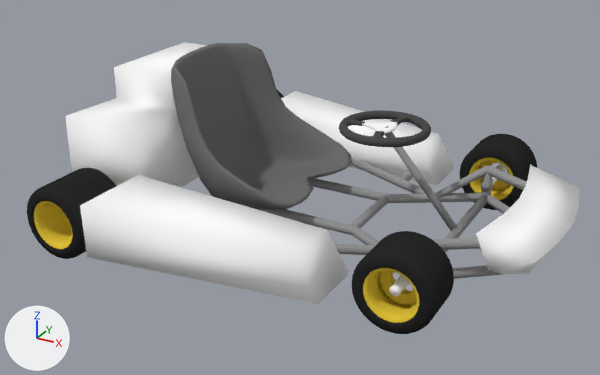
A saved change to the Blender file Content/Models/kart_1.blend.
Camera for both pictures: a camera (50 mm lens) standing at (86.9, -171.5, 94.3) and looking at (-3.4, -7.4, 12.2). The axes (+X, +Y, +Z) are drawn at lower left. The lights are the same throughout. The same objects are shown in both versions, whatever each file hides.

Objects in the first picture: 'Body'.
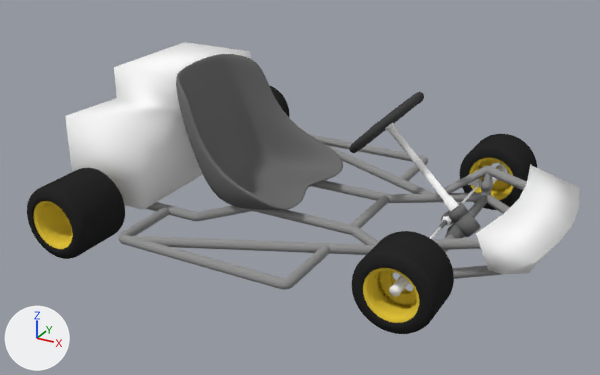
Where the change shows, as pixel boxes (x1, y1, x2, y2) in the pictures (600 x 375 px):
'm_steering_assembly', added
    after: (349, 92, 479, 239)
    faces in mat_default (white #ffffff): (385, 123, 479, 239)
    faces in mat_steering_wheel_rubber (dark grey #464646): (349, 92, 424, 153)
    faces in mat_chassis_steel (grey #707070): (438, 203, 468, 229)
'm_steering_assembly.002', added
    after: (445, 212, 481, 238)
    faces in mat_chassis_steel (grey #707070): (445, 212, 481, 238)
'Cube.001', added
    after: (468, 179, 481, 187)
part 1 of me_mesh, rebuilt (8% narrower, 7% shorter)
    before: (171, 43, 352, 210)
    after: (176, 54, 343, 210)
part 2 of me_mesh, deleted
    before: (339, 110, 431, 147)
part 3 of me_mesh, deleted
    before: (362, 121, 397, 134)
part 4 of me_mesh, deleted
    before: (384, 126, 458, 231)
part 5 of me_mesh, deleted
    before: (80, 175, 349, 304)
part 6 of me_mesh, deleted
    before: (281, 91, 454, 186)

What changed in the scene script:
```text
Change me_mesh:
    used by ob_body; location = (0.0, 0.0, 0.0)
    remove me_mesh.from_pydata(...)  # 22603 vertices, 21683 faces; spans x -57.7..60.5, y -49.2..48.4, z 0.4..41.6
    add me_mesh.from_pydata(...)  # 20427 vertices, 19581 faces; spans x -57.7..60.5, y -48.4..48.0, z 0.4..38.7
    me_mesh part 1: the loose piece of 298 vertices spanning x -36.6..1.2, y -21.2..19.1, z 5.3..41.6 is rebuilt with 1186 vertices and now spans x -36.1..-1.2, y -20.5..17.7, z 5.5..38.7, in mat_chassis_steel (grey #707070)
    me_mesh part 2: the loose piece of 2671 vertices spanning x 4.5..26.1, y -10.8..10.8, z 27.3..29.7 is deleted
    me_mesh part 3: the loose piece of 313 vertices spanning x 9.4..17.9, y -5.2..5.2, z 28.5..28.9 is deleted
    me_mesh part 4: the loose piece of 64 vertices spanning x 14.6..35.3, y -0.9..0.9, z 5.2..29.3 is deleted
    me_mesh part 5: the loose piece of 8 vertices spanning x -35.5..20.0, y -49.2..-27.7, z 4.3..17.1 is deleted
    me_mesh part 6: the loose piece of 8 vertices spanning x -35.5..20.0, y 26.9..48.4, z 4.3..17.1 is deleted
    remove me_mesh.materials.append(mat_m_seat)  # grey #707070
    remove me_mesh.materials.append(mat_m_steering_wheel_rubber)  # dark grey #4c4c4c
    add me_mesh.materials.append(mat_chassis_steel)  # grey #707070
Add me_cube_001:
    me_cube_001.from_pydata(...)  # 12 vertices, 10 faces; spans x -1.03..3.97, y -3.01..-1.8, z -0.73..0.73
Add me_cylinder_005:
    me_cylinder_005.from_pydata(...)  # 4710 vertices, 4382 faces; spans x -10.8..10.8, y -22.6..22.6, z -4.1..27.8
    # faces by material slot: [662, 776, 2656, 288]
    me_cylinder_005.materials.append(mat_default)  # white #ffffff
    me_cylinder_005.materials.append(mat_chassis_steel)  # grey #707070
    me_cylinder_005.materials.append(mat_steering_wheel_rubber)  # dark grey #464646
    me_cylinder_005.materials.append(mat_steering_wheel_metal)  # white #e7e7e7
Add me_cylinder_006:
    me_cylinder_006.from_pydata(...)  # 519 vertices, 458 faces; spans x -2.11..5.75, y -4.1..4.08, z -2.18..2.45
    # faces by material slot: [24, 434]
    me_cylinder_006.materials.append(mat_default)  # white #ffffff
    me_cylinder_006.materials.append(mat_chassis_steel)  # grey #707070
Add ob_cube_001:
    ob_cube_001 = bpy.data.objects.new('Cube.001', me_cube_001)
    ob_cube_001.location = (30.8, 25.2, 9.4)
Add ob_m_steering_assembly:
    ob_m_steering_assembly = bpy.data.objects.new('m_steering_assembly', me_cylinder_005)
    ob_m_steering_assembly.location = (34.5, 0.0, 11.1)
    ob_m_steering_assembly.rotation_euler = (0.0, -0.785, 0.0)  # degrees (0, -45, 0)
Add ob_m_steering_assembly_002:
    ob_m_steering_assembly_002 = bpy.data.objects.new('m_steering_assembly.002', me_cylinder_006)
    ob_m_steering_assembly_002.location = (34.6, 0.0, 5.9)
    ob_m_steering_assembly_002.rotation_euler = (0.0, -0.785, 0.0)  # degrees (0, -45, 0)
```
